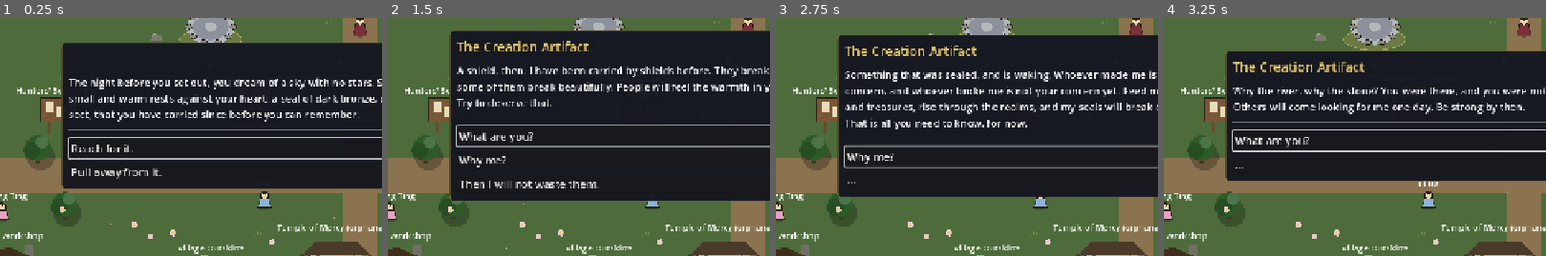
Above: before the commit, frames 1-4 (left to right).
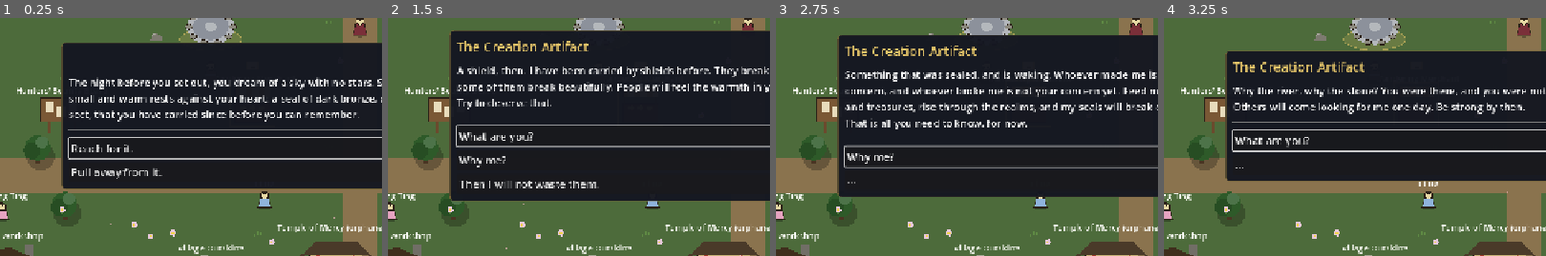
Above: after the commit, the same moments.

Repository: samridghimire/cultivation-game
Game: Godot game, scene res://src/world/world.tscn
Two runs of this game, one before a commit and one after it. Both use one fixed random seed, a clock stepped at 60 frames per second and the inputs below. This scene is started directly instead of the project's main scene.
Inputs:
- Up to frame 1 (0.25 s): no input
- Up to frame 2 (1.5 s): click "Reach for it." at 0.5 s; click "Protect those who cannot prot…" at 1.25 s
- Up to frame 3 (2.75 s): click "What are you?" at 2 s
- Up to frame 4 (3.25 s): click "Why me?" at 2.75 s
The pictures show only the part of the screen within x 15-65%, y 29-79%; the shares and areas given below are measured in that part.

The runs differ from the first frame. In frame 1, less than 0.1% of the frame differs, in the area x 64-68%, y 18-22%; in frame 2, less than 0.1%; in frame 3, less than 0.1%; in frame 4, less than 0.1%.

Commit message:
[WU-120] Scroll mark over the merchant who teaches your first fighting style
Merchant.shows_manual_mark(c, data, region_id, name) drives a placeholder scroll drawn above the merchant; redraws on player_changed via Interactable._refresh and vanishes once a combat technique is known.

Co-Authored-By: Claude Sonnet 5.5 <noreply@anthropic.com>
Claude-Session: https://claude.ai/code/session_01SeqaMuWFVfSj1836ELJrrX

Diff:
--- a/src/world/interactables/merchant.gd
+++ b/src/world/interactables/merchant.gd
@@ -31,6 +31,32 @@
 	return options
 
 
+## True while this merchant (by display_name) is the one teaching the player's first
+## fighting style in `region_id` (WU-120): drives the scroll mark above it.
+static func shows_manual_mark(c: CharacterData, data: GameData, region_id: String, merchant_name: String) -> bool:
+	if c == null or data == null:
+		return false
+	var found := Guidance.first_combat_manual(c, data, region_id)
+	return not found.is_empty() and String(found["merchant"]) == merchant_name
+
+
+func _draw() -> void:
+	super._draw()
+	if GameState.player != null and shows_manual_mark(GameState.player, GameState.data, GameState.current_region, display_name):
+		_draw_manual_mark()
+
+
+## A small scroll above the merchant (placeholder art).
+func _draw_manual_mark() -> void:
+	var top := Vector2(0, -size.y / 2.0 - 34.0) + label_offset
+	var paper := Color(0.93, 0.87, 0.68)
+	draw_rect(Rect2(top + Vector2(-8, -6), Vector2(16, 12)), paper)
+	draw_rect(Rect2(top + Vector2(-10, -7), Vector2(3, 14)), UIStyle.ACCENT)
+	draw_rect(Rect2(top + Vector2(7, -7), Vector2(3, 14)), UIStyle.ACCENT)
+	draw_line(top + Vector2(-4, -2), top + Vector2(4, -2), UIStyle.ACCENT.darkened(0.4), 1.0)
+	draw_line(top + Vector2(-4, 2), top + Vector2(4, 2), UIStyle.ACCENT.darkened(0.4), 1.0)
+
+
 ## Posts the gossip and shows it in a window you can read (WU-111).
 func _ask_rumors() -> void:
 	var lines := GameState.hear_rumors()
--- a/tests/unit/test_merchant_festival.gd
+++ b/tests/unit/test_merchant_festival.gd
@@ -53,3 +53,13 @@
 	assert_eq(opened.size(), 1, "no window when the player cannot act")
 	merchant.free()
 	gs.end_session()
+
+
+## WU-120: the scroll mark shows over the merchant that teaches the first fighting style.
+func test_manual_mark_follows_first_combat_manual() -> void:
+	var gd := data()
+	var c := new_character()
+	assert_true(MerchantScript.shows_manual_mark(c, gd, "qingshi_village", "Wandering Merchant"), "Wandering Merchant")
+	assert_false(MerchantScript.shows_manual_mark(c, gd, "qingshi_village", "Village Herb Seller"), "herb seller")
+	Techniques.learn(c, gd, "iron_fist")
+	assert_false(MerchantScript.shows_manual_mark(c, gd, "qingshi_village", "Wandering Merchant"), "gone once a style is known")
